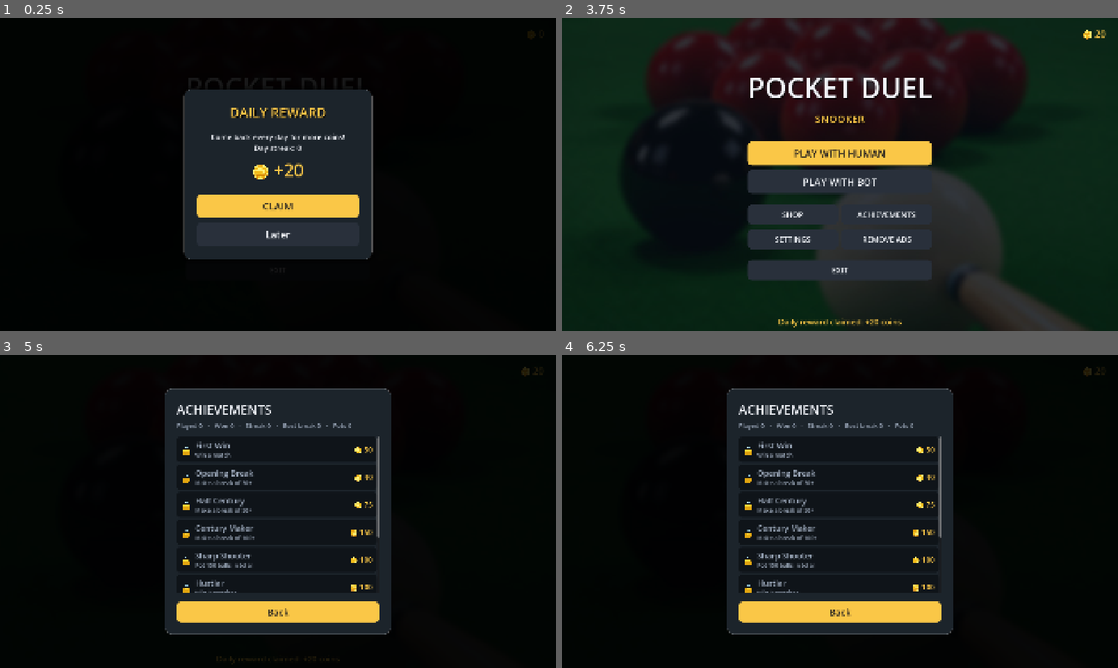
Above: before the commit, frames 1-4 (two rows, left to right).
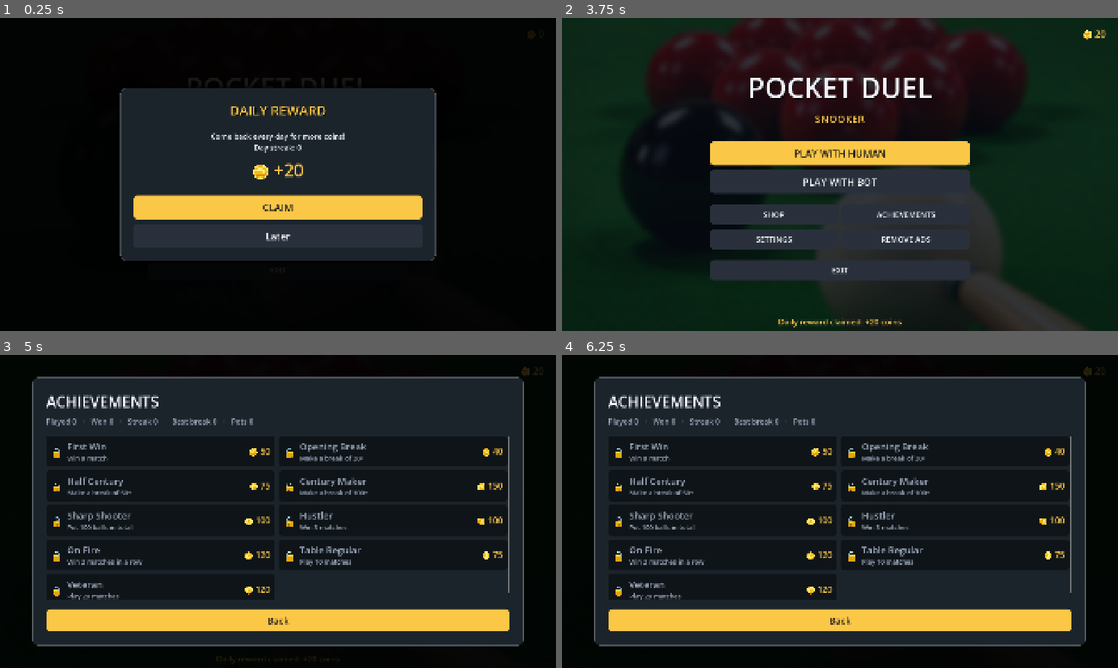
Above: after the commit, the same moments.

Repository: SaadiDK-003/pocket_duel
Game: Godot game, scene res://scenes/main_menu/main_menu.tscn
Same seed, same stepped clock (60 frames per second), same inputs: the game is played once before the commit and once after it.
Inputs:
- Up to frame 1 (0.25 s): no input
- Up to frame 2 (3.75 s): click "PLAY WITH HUMAN" at 0.5 s; click "PLAY WITH HUMAN" at 1.25 s; click "PLAY WITH BOT" at 2 s; click "PLAY WITH BOT" at 2.75 s; click "SHOP" at 3.5 s
- Up to frame 3 (5 s): click "ACHIEVEMENTS" at 4.25 s
- Up to frame 4 (6.25 s): click "REMOVE ADS" at 5 s; click "SHOP" at 5.75 s

The runs differ from the first frame. In frame 1, 14% of the frame differs, in the area x 21-79%, y 22-78%; in frame 2, 3.9%; in frame 3, 34%, in the area x 5-95%, y 6-94%; in frame 4, 34%.

Commit message:
Responsive, larger menus/panels (use the screen instead of a tiny box)
- Achievements: 2-column grid on wide screens, wider panel (~88% width),
  bigger fonts/rows
- Shop: wider panel, larger swatches (132x112) and headings
- Pre-match / name-entry modal: responsive width (up to 1000px), fields
  expand to fill, bigger text (fixes the tiny keyboard-sized dialog)
- Main menu column widened responsively

Co-Authored-By: Claude Opus 4.8 <noreply@anthropic.com>

Diff:
--- a/scripts/main_menu/main_menu.gd
+++ b/scripts/main_menu/main_menu.gd
@@ -47,7 +47,9 @@
 	var vb := VBoxContainer.new()
 	vb.alignment = BoxContainer.ALIGNMENT_CENTER
 	vb.add_theme_constant_override("separation", 16)
-	vb.custom_minimum_size = Vector2(600, 0)
+	# Wider on a landscape phone so the menu fills more of the screen.
+	var vpw := get_viewport().get_visible_rect().size.x
+	vb.custom_minimum_size = Vector2(clampf(vpw * 0.5, 600.0, 900.0), 0)
 	center.add_child(vb)
 
 	_title(vb, "POCKET DUEL", 96, TEXT)
@@ -199,8 +201,10 @@
 	pc.add_child(margin)
 
 	var vb := VBoxContainer.new()
-	vb.add_theme_constant_override("separation", 16)
-	vb.custom_minimum_size = Vector2(560, 0)
+	vb.add_theme_constant_override("separation", 18)
+	# Wider on a landscape screen instead of a tiny centred box.
+	var vp := get_viewport().get_visible_rect().size
+	vb.custom_minimum_size = Vector2(clampf(vp.x * 0.6, 560.0, 1000.0), 0)
 	margin.add_child(vb)
 	return vb
 
@@ -213,9 +217,10 @@
 func _field(parent: Node, placeholder: String) -> LineEdit:
 	var le := LineEdit.new()
 	le.placeholder_text = placeholder
-	le.custom_minimum_size = Vector2(560, 66)
+	le.custom_minimum_size = Vector2(0, 74)
+	le.size_flags_horizontal = Control.SIZE_EXPAND_FILL
 	le.max_length = 16
-	le.add_theme_font_size_override("font_size", 30)
+	le.add_theme_font_size_override("font_size", 32)
 	var st := StyleBoxFlat.new()
 	st.bg_color = FIELD
 	st.set_corner_radius_all(12)
--- a/scripts/shared/achievements_panel.gd
+++ b/scripts/shared/achievements_panel.gd
@@ -58,17 +58,22 @@
 
 	var margin := MarginContainer.new()
 	for side in ["left", "right", "top", "bottom"]:
-		margin.add_theme_constant_override("margin_" + side, 40)
+		margin.add_theme_constant_override("margin_" + side, 48)
 	pc.add_child(margin)
 
+	# Fill most of the screen instead of a tiny centred box; 2 columns when wide.
+	var vp := get_viewport().get_visible_rect().size
+	var content_w := clampf(vp.x * 0.88, 640.0, 1600.0)
+	var cols := 2 if content_w > 760.0 else 1
+
 	var vb := VBoxContainer.new()
-	vb.add_theme_constant_override("separation", 10)
-	vb.custom_minimum_size = Vector2(680, 0)
+	vb.add_theme_constant_override("separation", 14)
+	vb.custom_minimum_size = Vector2(content_w, 0)
 	margin.add_child(vb)
 
 	var title := Label.new()
 	title.text = "ACHIEVEMENTS"
-	title.add_theme_font_size_override("font_size", 44)
+	title.add_theme_font_size_override("font_size", 52)
 	title.add_theme_color_override("font_color", TEXT)
 	vb.add_child(title)
 
@@ -77,7 +82,7 @@
 	stats.text = "Played %d   ·   Won %d   ·   Streak %d   ·   Best break %d   ·   Pots %d" % [
 		GameState.stat_played, GameState.stat_won, GameState.stat_streak,
 		GameState.stat_best_break, GameState.stat_pots]
-	stats.add_theme_font_size_override("font_size", 22)
+	stats.add_theme_font_size_override("font_size", 26)
 	stats.add_theme_color_override("font_color", TEXT_DIM)
 	vb.add_child(stats)
 
@@ -85,19 +90,21 @@
 	# Scroll the (growing) list so the panel never overflows the screen.
 	var scroll := ScrollContainer.new()
 	scroll.horizontal_scroll_mode = ScrollContainer.SCROLL_MODE_DISABLED
-	scroll.custom_minimum_size = Vector2(700, 540)
+	scroll.custom_minimum_size = Vector2(content_w, clampf(vp.y * 0.52, 340.0, 660.0))
 	vb.add_child(scroll)
-	var list := VBoxContainer.new()
-	list.add_theme_constant_override("separation", 8)
-	list.size_flags_horizontal = Control.SIZE_EXPAND_FILL
-	scroll.add_child(list)
+	var grid := GridContainer.new()
+	grid.columns = cols
+	grid.add_theme_constant_override("h_separation", 14)
+	grid.add_theme_constant_override("v_separation", 12)
+	grid.size_flags_horizontal = Control.SIZE_EXPAND_FILL
+	scroll.add_child(grid)
 	for id in Achievements.ORDER:
-		_row(list, id, Achievements.LIST[id])
+		_row(grid, id, Achievements.LIST[id])
 
 	_spacer(vb, 8)
 	var back := Button.new()
 	back.text = "Back"
-	back.custom_minimum_size = Vector2(0, 72)
+	back.custom_minimum_size = Vector2(0, 78)
 	back.size_flags_horizontal = Control.SIZE_EXPAND_FILL
 	back.add_theme_font_size_override("font_size", 32)
 	back.add_theme_stylebox_override("normal", _bstyle(ACCENT))
@@ -119,36 +126,39 @@
 	st.content_margin_right = 16
 	st.content_margin_top = 10
 	st.content_margin_bottom = 10
+	st.content_margin_top = 14
+	st.content_margin_bottom = 14
 	pc.add_theme_stylebox_override("panel", st)
+	pc.size_flags_horizontal = Control.SIZE_EXPAND_FILL   # fill the grid column
 	parent.add_child(pc)
 
 	var hb := HBoxContainer.new()
-	hb.add_theme_constant_override("separation", 14)
+	hb.add_theme_constant_override("separation", 16)
 	pc.add_child(hb)
 
 	var icon := Label.new()
 	icon.text = "🏅" if unlocked else "🔒"
-	icon.add_theme_font_size_override("font_size", 34)
+	icon.add_theme_font_size_override("font_size", 40)
 	hb.add_child(icon)
 
 	var txt := VBoxContainer.new()
 	txt.size_flags_horizontal = Control.SIZE_EXPAND_FILL
-	txt.add_theme_constant_override("separation", 0)
+	txt.add_theme_constant_override("separation", 2)
 	hb.add_child(txt)
 	var nm := Label.new()
 	nm.text = str(data["name"])
-	nm.add_theme_font_size_override("font_size", 28)
+	nm.add_theme_font_size_override("font_size", 32)
 	nm.add_theme_color_override("font_color", TEXT if unlocked else TEXT_DIM)
 	txt.add_child(nm)
 	var ds := Label.new()
 	ds.text = str(data["desc"])
-	ds.add_theme_font_size_override("font_size", 20)
+	ds.add_theme_font_size_override("font_size", 23)
 	ds.add_theme_color_override("font_color", TEXT_DIM)
 	txt.add_child(ds)
 
 	var rw := Label.new()
 	rw.text = ("✓" if unlocked else "🪙 %d" % int(data["reward"]))
-	rw.add_theme_font_size_override("font_size", 26)
+	rw.add_theme_font_size_override("font_size", 30)
 	rw.add_theme_color_override("font_color", ACCENT)
 	hb.add_child(rw)
 
--- a/scripts/shared/shop_panel.gd
+++ b/scripts/shared/shop_panel.gd
@@ -59,11 +59,16 @@
 
 	var margin := MarginContainer.new()
 	for side in ["left", "right", "top", "bottom"]:
-		margin.add_theme_constant_override("margin_" + side, 40)
+		margin.add_theme_constant_override("margin_" + side, 48)
 	pc.add_child(margin)
 
+	# Use most of the screen width instead of a tiny centred box.
+	var vp := get_viewport().get_visible_rect().size
+	var content_w := clampf(vp.x * 0.86, 640.0, 1500.0)
+
 	var vb := VBoxContainer.new()
-	vb.add_theme_constant_override("separation", 12)
+	vb.add_theme_constant_override("separation", 16)
+	vb.custom_minimum_size = Vector2(content_w, 0)
 	margin.add_child(vb)
 
 	# Header: title + coin balance.
@@ -71,12 +76,12 @@
 	var title := Label.new()
 	title.text = "SHOP"
 	title.size_flags_horizontal = Control.SIZE_EXPAND_FILL
-	title.add_theme_font_size_override("font_size", 44)
+	title.add_theme_font_size_override("font_size", 52)
 	title.add_theme_color_override("font_color", TEXT)
 	header.add_child(title)
 	var coins := Label.new()
 	coins.text = "🪙 %d" % GameState.coins
-	coins.add_theme_font_size_override("font_size", 34)
+	coins.add_theme_font_size_override("font_size", 40)
 	coins.add_theme_color_override("font_color", ACCENT)
 	header.add_child(coins)
 	vb.add_child(header)
@@ -109,12 +114,12 @@
 func _section(parent: Node, heading: String, order: Array, catalogue: Dictionary, kind: String, selected: String) -> void:
 	var h := Label.new()
 	h.text = heading
-	h.add_theme_font_size_override("font_size", 24)
+	h.add_theme_font_size_override("font_size", 28)
 	h.add_theme_color_override("font_color", TEXT_DIM)
 	parent.add_child(h)
 
 	var row := HBoxContainer.new()
-	row.add_theme_constant_override("separation", 12)
+	row.add_theme_constant_override("separation", 16)
 	parent.add_child(row)
 	for id in order:
 		row.add_child(_swatch(kind, id, catalogue[id], id == selected))
@@ -126,7 +131,7 @@
 	box.add_theme_constant_override("separation", 4)
 
 	var b := Button.new()
-	b.custom_minimum_size = Vector2(96, 82)
+	b.custom_minimum_size = Vector2(132, 112)
 	var sb := StyleBoxFlat.new()
 	# Ball sets show a ball preview on a dark bed; cloths/cues fill with the colour.
 	sb.bg_color = Color(0.06, 0.08, 0.10) if kind == "ball" else item["color"]
@@ -148,7 +153,7 @@
 
 	var lbl := Label.new()
 	lbl.horizontal_alignment = HORIZONTAL_ALIGNMENT_CENTER
-	lbl.add_theme_font_size_override("font_size", 18)
+	lbl.add_theme_font_size_override("font_size", 22)
 	if is_selected:
 		lbl.text = "✓ Using"
 		lbl.add_theme_color_override("font_color", ACCENT)
